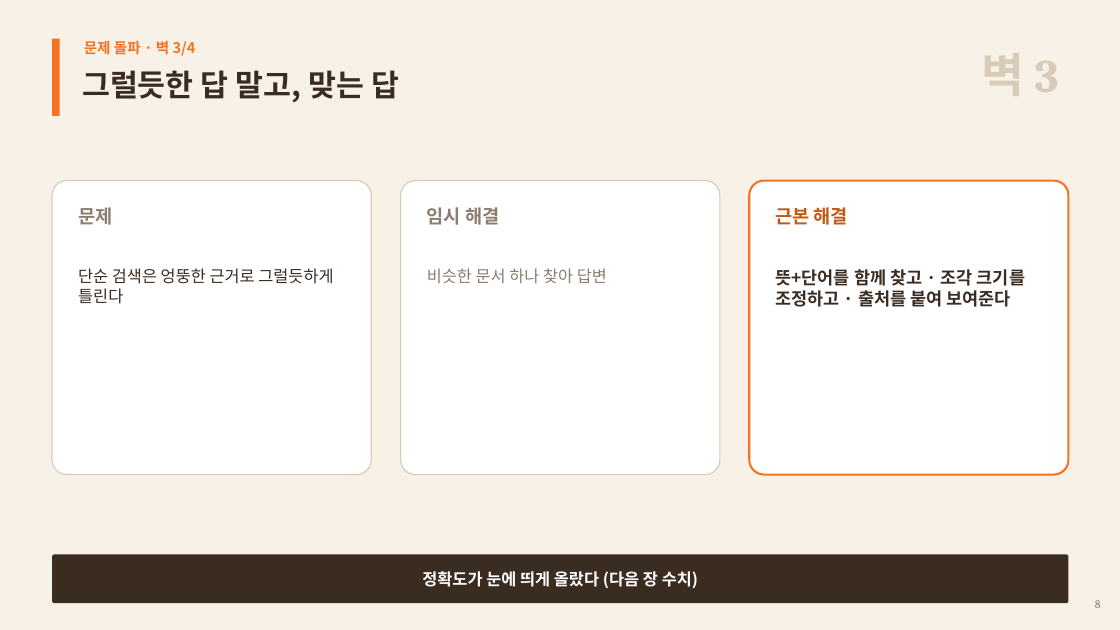
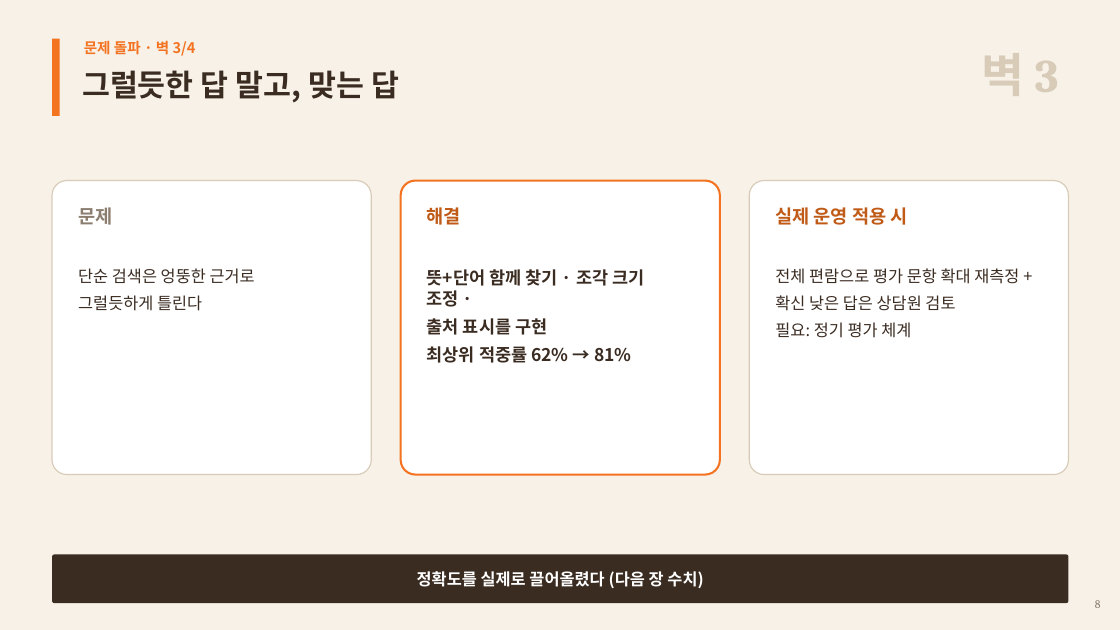
Before and after one commit to woochichichi/2026_HICT_ChatBot, a slide deck: slide 9 of docs/presentation/ITO_AX_Day_상담원AI코치.pptx. Drawn at 1120x630 pixels with LibreOffice and Linux fonts; fonts in the diff are those of the drawing. Boxes give left, top, right and bottom in pixels: in the first picture for what was removed or moved away, otherwise in the second. Text is boxed around its words. In the diff, an @@ line names an element or a change of style, - is before the commit and + after.

```diff
--- a/docs/presentation/ITO_AX_Day_상담원AI코치.pptx
+++ b/docs/presentation/ITO_AX_Day_상담원AI코치.pptx
@@ rounded rectangle "해결" at (401,181,720,475): outline #D8CBB8 1 pt to #F37321 1.75 pt @@
@@ text in rounded rectangle at (427,207,644,363): text changed; size 14 to 15 pt; text colour #8B7E70 to #3B2C22; bold on @@
-임시 해결
-비슷한 문서 하나 찾아 답변
+해결
+뜻+단어 함께 찾기 · 조각 크기 조정 ·
+출처 표시를 구현
+최상위 적중률 62% → 81%
@@ rounded rectangle "실제 운영 적용 시" at (749,181,1069,475): outline #F37321 1.75 pt to #D8CBB8 1 pt @@
@@ text in rounded rectangle at (775,207,1019,311): text changed; size 15 to 14 pt; bold off @@
-근본 해결
-뜻+단어를 함께 찾고 · 조각 크기를 조정하고 · 출처를 붙여 보여준다
+실제 운영 적용 시
+전체 편람으로 평가 문항 확대 재측정 +
+확신 낮은 답은 상담원 검토
+필요: 정기 평가 체계
@@ text in rounded rectangle at (417,571,703,588): text changed @@
-정확도가 눈에 띄게 올랐다 (다음 장 수치)
+정확도를 실제로 끌어올렸다 (다음 장 수치)
```
Also in this commit, not shown: 3 other slides changed, 1 other file.
